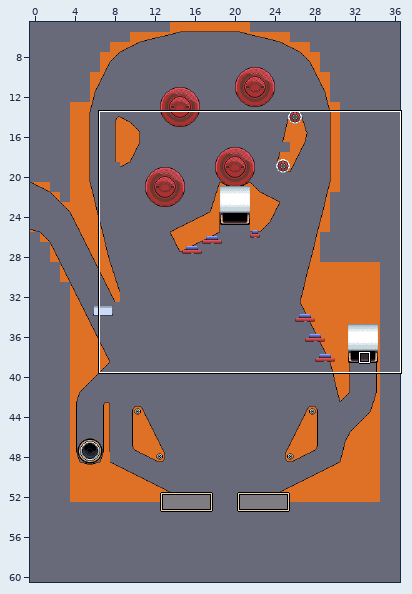
Level history. LDtk project: assets/world.ldtk. Above, an overview of the earlier version with the close-up marked.
Close-up. Before the edit:
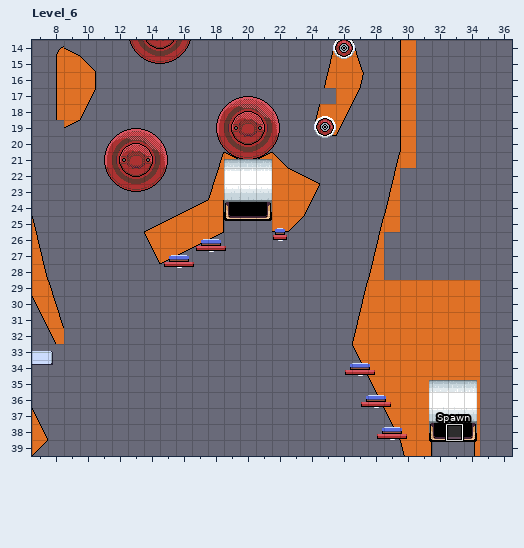
Cells are 16x16 px. Shown: Level_6 x 7..36, y 14..39. The commit also changed other parts of the map, which this record leaves out. The old version is drawn lined up with the new one.
Now the later version:
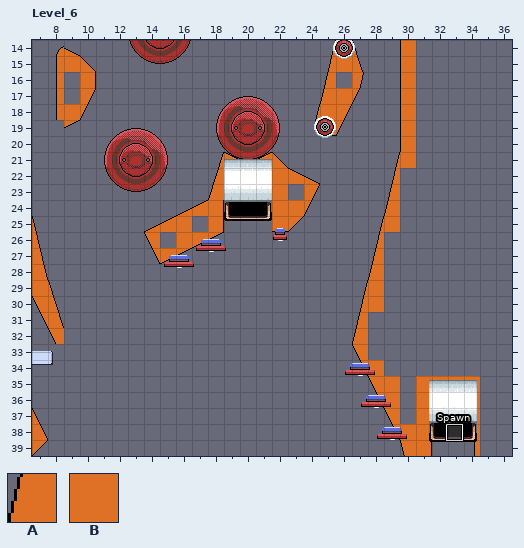
Key: from "BaseTileset": A 43, B 109.
_ is an empty cell.
The exact change:
{"change": "map size 40x57 -> 40x60 cells"}
{"where": "layer \"Terrain\""}
{"y":16,"x":9,"old":"B","new":"_"}
{"y":16,"x":26,"old":"B","new":"_"}
{"y":17,"x":9,"old":"B","new":"_"}
{"y":17,"x":25,"old":"_","new":"A"}
{"y":23,"x":23,"old":"B","new":"_"}
{"y":25,"x":17,"old":"B","new":"_"}
{"y":26,"x":15,"old":"B","new":"_"}
{"y":29,"x":29,"old":"BBBBBB","new":"______"}
{"y":30,"x":29,"old":"BBBBBB","new":"______"}
{"y":31,"x":28,"old":"BBBBBBB","new":"_______"}
{"y":32,"x":28,"old":"BBBBBBB","new":"_______"}
{"y":33,"x":28,"old":"BBBBBBB","new":"_______"}
{"y":34,"x":29,"old":"BBBBBB","new":"______"}
{"y":35,"x":30,"old":"B","new":"_"}
{"y":36,"x":30,"old":"B","new":"_"}
{"y":37,"x":30,"old":"B","new":"_"}
{"label":"removed","picture_box":[64,72,80,104]}
{"label":"changed","picture_box":[320,72,352,104]}
{"label":"removed","picture_box":[288,184,304,200]}
{"label":"removed","picture_box":[192,216,208,232]}
{"label":"removed","picture_box":[160,232,176,248]}
{"label":"removed","picture_box":[368,280,480,424]}
